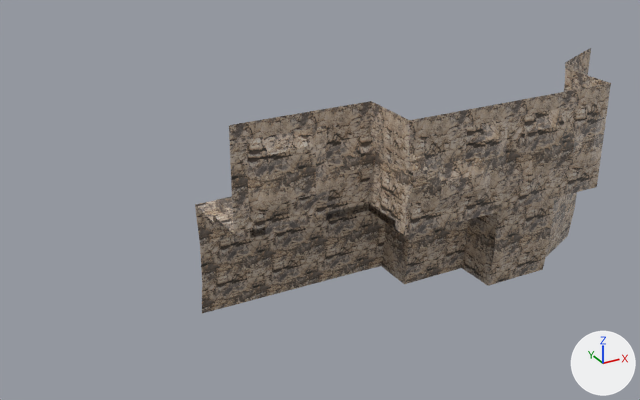
An edit to the FBX model Assets/models/maps/e1m3.fbx, drawn before and after from the same camera.
The view is the same before and after, from a 50 mm lens placed at (-0.812, -0.783, 0.45), pointed at (-0.319, 0.113, 0.002). Arrows for +X, +Y and +Z are at lower right; the lights stay in place. Objects named as collision shapes, trigger or cutter boxes, shadow casters or lower levels of detail are left out. Where no turn or scale is listed for an object, it has been applied to the vertices. Vertices at the same position are counted once.

In view in the first picture: 'e1m3'.
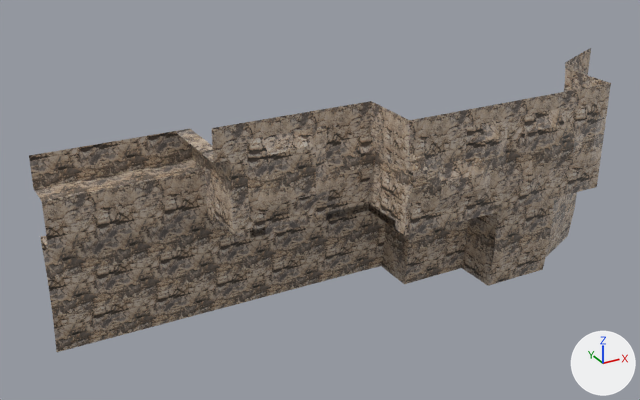
The change in detail:
me_e1m3 is used by ob_e1m3; location (0.0, 0.0, 0.0).
me_e1m3 had 720 vertices, 667 faces and spanned x -0.46..0.13, y -0.03..0.18, z -0.159..0.14.
me_e1m3 now has 829 vertices, 768 faces and spans x -0.65..0.13, y -0.03..0.18, z -0.159..0.14.
Part 1, on me_e1m3:
9 new vertices lie (-0.02, 0.0, 0.0) away from vertices in x -0.46, y 0.06..0.18, z -0.157..0.14.
6 new vertices lie (0.0, 0.02, 0.0) away from vertices in x -0.48..-0.46, y 0.06..0.12, z 0.01..0.1.
7 new vertices lie (-0.02, 0.0, 0.0) away from vertices in x -0.48..-0.46, y 0.14..0.18, z -0.157..0.01.
7 new vertices lie (-0.02, 0.0, 0.0) away from vertices in x -0.5..-0.48, y 0.14..0.18, z -0.157..0.01.
7 new vertices lie (-0.02, 0.0, 0.0) away from vertices in x -0.52..-0.5, y 0.14..0.18, z -0.157..0.01.
7 new vertices lie (-0.02, 0.0, 0.0) away from vertices in x -0.54..-0.52, y 0.14..0.18, z -0.157..0.01.
7 new vertices lie (0.0, 0.0, 0.03) away from vertices in x -0.54..-0.46, y 0.1..0.14, z 0.01.
7 new vertices lie (0.0, 0.0, 0.02) away from vertices in x -0.54..-0.46, y 0.1..0.14, z 0.04.
8 new vertices lie (0.0, 0.02, 0.0) away from vertices in x -0.54..-0.46, y 0.08..0.14, z 0.06..0.1.
8 new vertices lie (0.0, 0.02, 0.0) away from vertices in x -0.54..-0.46, y 0.1..0.16, z 0.06..0.1.
7 new vertices lie (0.0, 0.0, 0.02) away from vertices in x -0.54..-0.46, y 0.14..0.18, z 0.06.
7 new vertices lie (0.0, 0.0, 0.02) away from vertices in x -0.54..-0.46, y 0.14..0.18, z 0.08.
9 new vertices lie (-0.02, 0.0, 0.0) away from vertices in x -0.54..-0.46, y 0.14..0.18, z 0.01..0.1.
13 new vertices lie (-0.09, 0.0, 0.0) away from vertices in x -0.56, y 0.14..0.18, z -0.157..0.1.
101 new faces join them, mat_material__rocks1_png (picture img_rocks1_png).

Changed parts and their boxes (x1, y1, x2, y2) in the pictures (640 x 400 px):
'e1m3', reshaped (40% wider, 15% taller)
    before: (195, 48, 611, 313)
    after: (29, 48, 611, 352)
part 1 of me_e1m3, added (brown)
    after: (29, 125, 234, 352)
